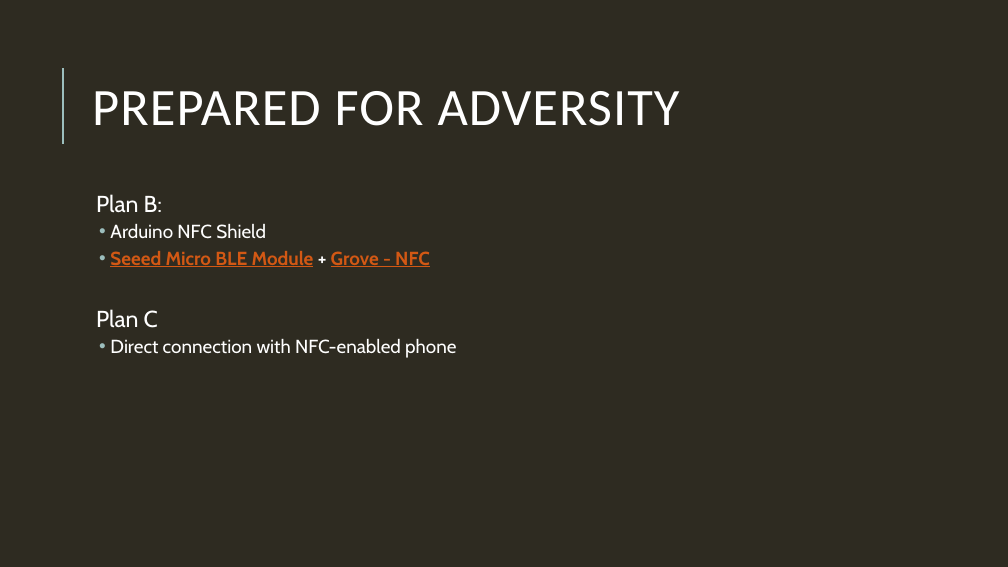
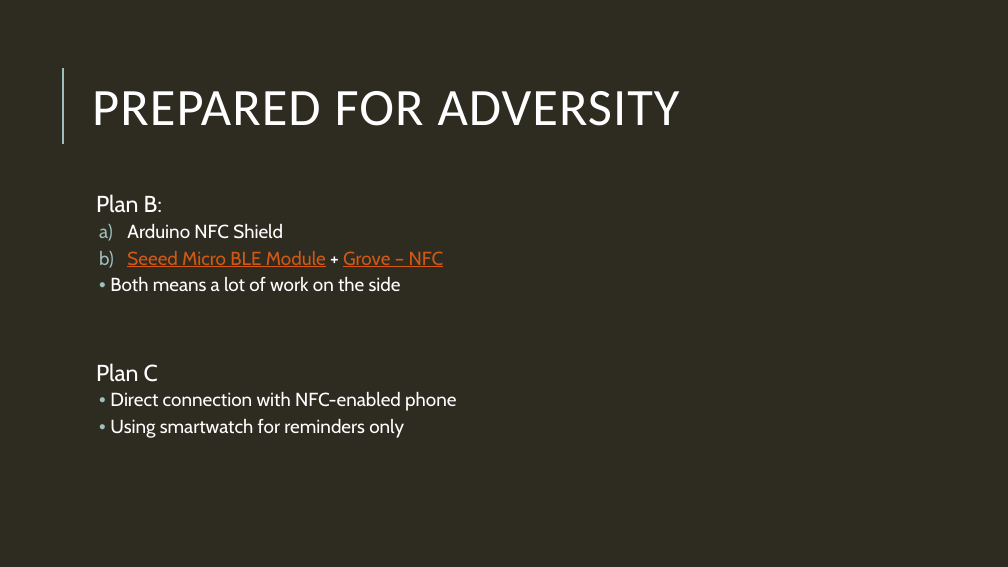
Before and after one commit to Uni-Freiburg-Wearable-Devices-WS14/Wearables_Project_Mobile, a slide deck: slide 4 of Intro_Presentation_seriously.pptx. Drawn at 1008x567 pixels with LibreOffice and Linux fonts; fonts in the diff are those of the drawing. Boxes give left, top, right and bottom in pixels: in the first picture for what was removed or moved away, otherwise in the second. Text is boxed around its words. In the diff, an @@ line names an element or a change of style, - is before the commit and + after.

```diff
--- a/Intro_Presentation_seriously.pptx
+++ b/Intro_Presentation_seriously.pptx
@@ text at box(127, 224, 283, 239): bullet • to a) @@
@@ text at box(110, 251, 444, 291): text changed; text colour #D25814 to #FFFFFF; bold off @@
-  • Seeed Micro BLE Module + Grove - NFC
+  b) Seeed Micro BLE Module + Grove – NFC
+  • Both means a lot of work on the side
@@ text at box(110, 419, 404, 438): paragraph added @@
+  • Using smartwatch for reminders only
```
Also in this commit, not shown: 3 other slides changed, 2 other files.
